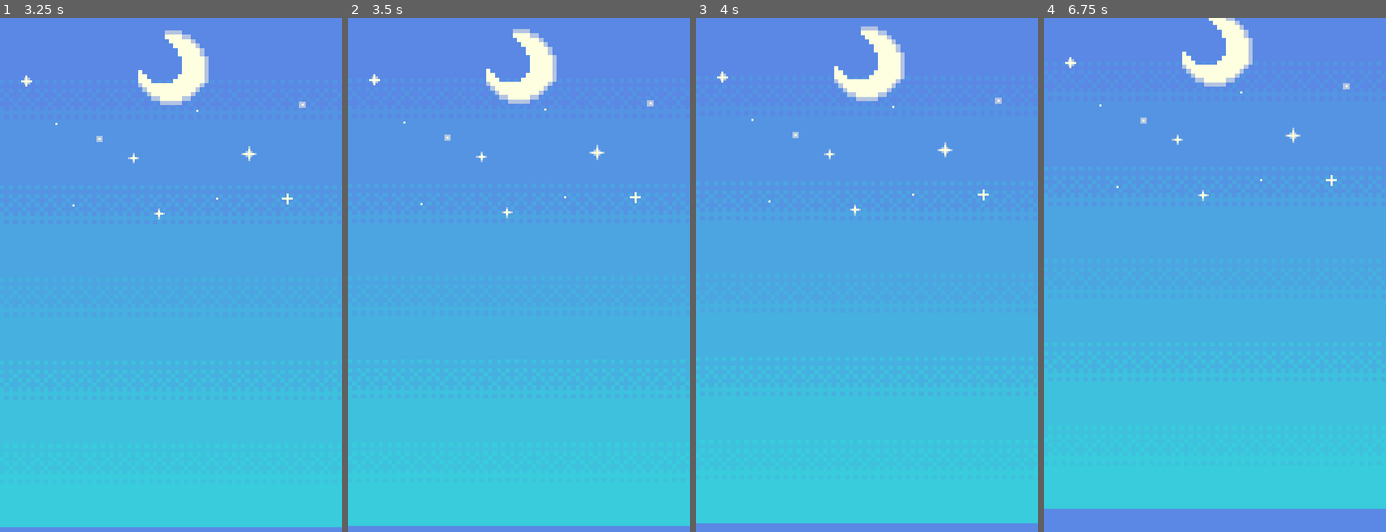
Above: before the commit, frames 1-4 (left to right).
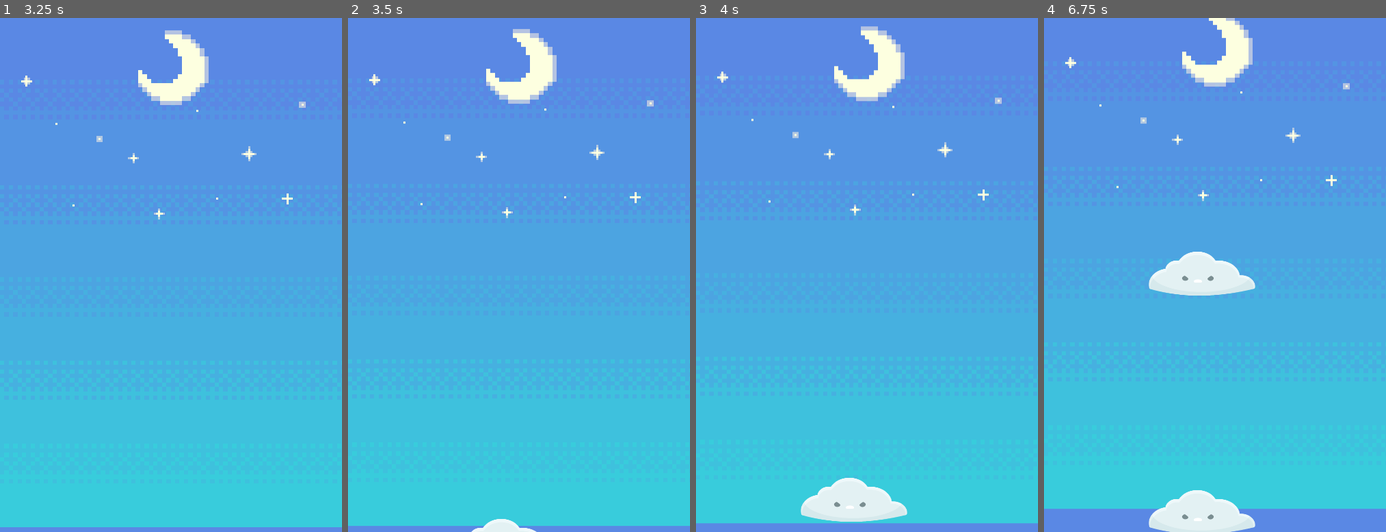
Above: after the commit, the same moments.

Repository: jeddyedds/Dream-Faller
Game: Godot game, scene res://game.tscn
Two runs of this game, one before a commit and one after it. Both use one fixed random seed, a clock stepped at 60 frames per second and the inputs below. The project has no main scene, so this scene is started directly.
Inputs:
- Up to frame 1 (3.25 s): hold W (move_right) 0.53-1.28 s; hold A (move_left) 1.28-2.03 s; hold W (move_right) from 2.03 s (still down)
- Up to frame 2 (3.5 s): keep holding W (move_right)
- Up to frame 3 (4 s): release W (move_right) at 3.53 s; hold A (move_left) from 3.53 s (still down)
- Up to frame 4 (6.75 s): release A (move_left) at 5.78 s; hold W (move_right) from 5.78 s (still down)

Frame 1 is identical in both runs. In frame 2, 0.3% of the frame differs, in the area x 36-56%, y 97-100%; in frame 3, 1.8%; in frame 4, 3.6%, in the area x 30-62%, y 45-100%.
Error before the commit: Invalid call. Nonexistent function 'instance' in base 'PackedScene'. (res://spawner.gd:7)

Commit message:
Fixed the spawner to spawn the clouds and have them move up the screen. Just need to randomize the position of the clouds.

Diff:
--- /dev/null
+++ b/ScrollMovement.gd
@@ -0,0 +1,9 @@
+extends Node2D
+
+@export var scroll_speed = 2.0
+
+func _ready() -> void:
+	pass # Replace with function body.
+
+func move():
+	self.position.y-=scroll_speed
--- a/cloud.tscn
+++ b/cloud.tscn
@@ -1,5 +1,6 @@
-[gd_scene load_steps=3 format=3 uid="uid://1kpbg20iy3"]
+[gd_scene load_steps=4 format=3 uid="uid://1kpbg20iy3"]
 
+[ext_resource type="Script" path="res://cloudBehavior.gd" id="1_0ywnn"]
 [ext_resource type="Texture2D" uid="uid://cdgspca7cy1nd" path="res://kenney_jumper-pack/PNG/Enemies/cloud.png" id="1_gdhq1"]
 
 [sub_resource type="CapsuleShape2D" id="CapsuleShape2D_ks03b"]
@@ -7,10 +8,12 @@
 height = 263.467
 
 [node name="Cloud" type="Node2D"]
+script = ExtResource("1_0ywnn")
 
 [node name="Enemy Cloud" type="Sprite2D" parent="."]
 z_index = 1
-scale = Vector2(0.432692, 0.347015)
+position = Vector2(7.62939e-06, 0)
+scale = Vector2(0.6, 0.481)
 texture = ExtResource("1_gdhq1")
 
 [node name="StaticBody2D" type="StaticBody2D" parent="Enemy Cloud"]
--- /dev/null
+++ b/cloudBehavior.gd
@@ -0,0 +1,4 @@
+extends "ScrollMovement.gd"
+
+func _physics_process(delta):
+	move()
--- a/game.tscn
+++ b/game.tscn
@@ -8,3 +8,4 @@
 [node name="background" parent="." instance=ExtResource("1_7qmxa")]
 
 [node name="Spawner" parent="." instance=ExtResource("2_fl5hs")]
+position = Vector2(231, 833)
--- a/spawner.gd
+++ b/spawner.gd
@@ -2,7 +2,16 @@
 
 @export var scenes :Array [PackedScene]
 
-func _ready():
-	for scene in scenes:
-		var tmp = scene.instance()
-		add_child(self,tmp)
+#func _ready():
+	#for scene in scenes:
+		#var tmp = scene.instantiate()
+		#add_child(tmp)
+
+var random_scene = RandomNumberGenerator.new()
+var selected_scene_index = 0
+
+func _on_timer_timeout() -> void:
+	random_scene.randomize()
+	selected_scene_index = random_scene.randi_range(0,scenes.size()-1)
+	var tmp = scenes[selected_scene_index].instantiate()
+	add_child(tmp)
--- a/spawner.tscn
+++ b/spawner.tscn
@@ -6,3 +6,9 @@
 [node name="Spawner" type="Node2D"]
 script = ExtResource("1_b878x")
 scenes = Array[PackedScene]([ExtResource("2_cj3df")])
+
+[node name="Timer" type="Timer" parent="."]
+wait_time = 2.9
+autostart = true
+
+[connection signal="timeout" from="Timer" to="." method="_on_timer_timeout"]
